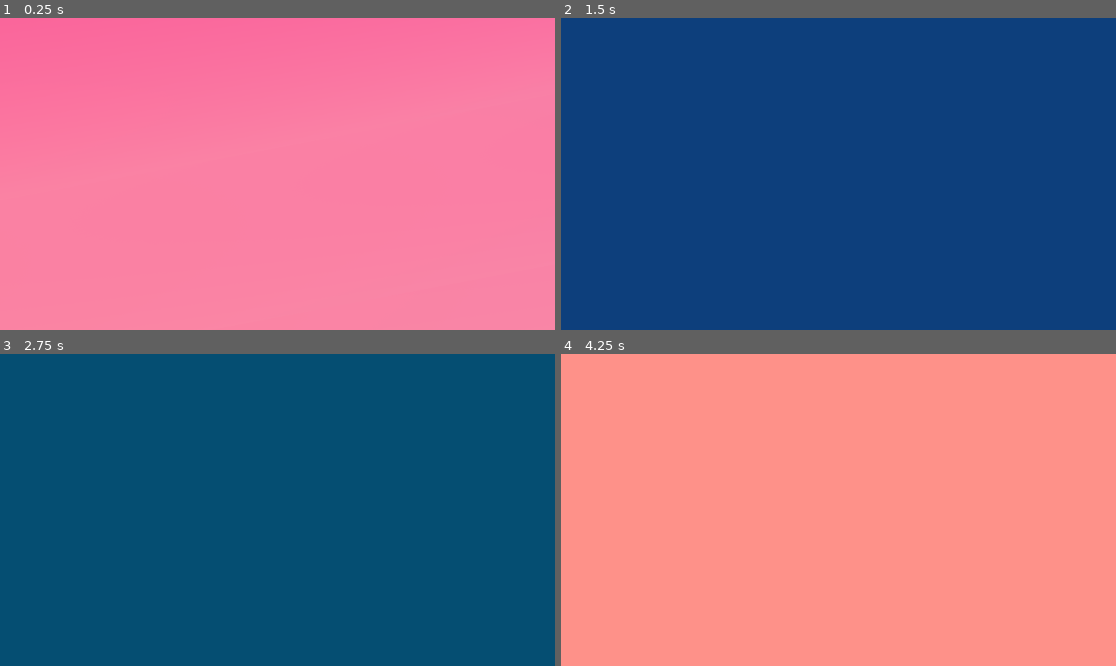
Above: before the commit, frames 1-4 (two rows, left to right).
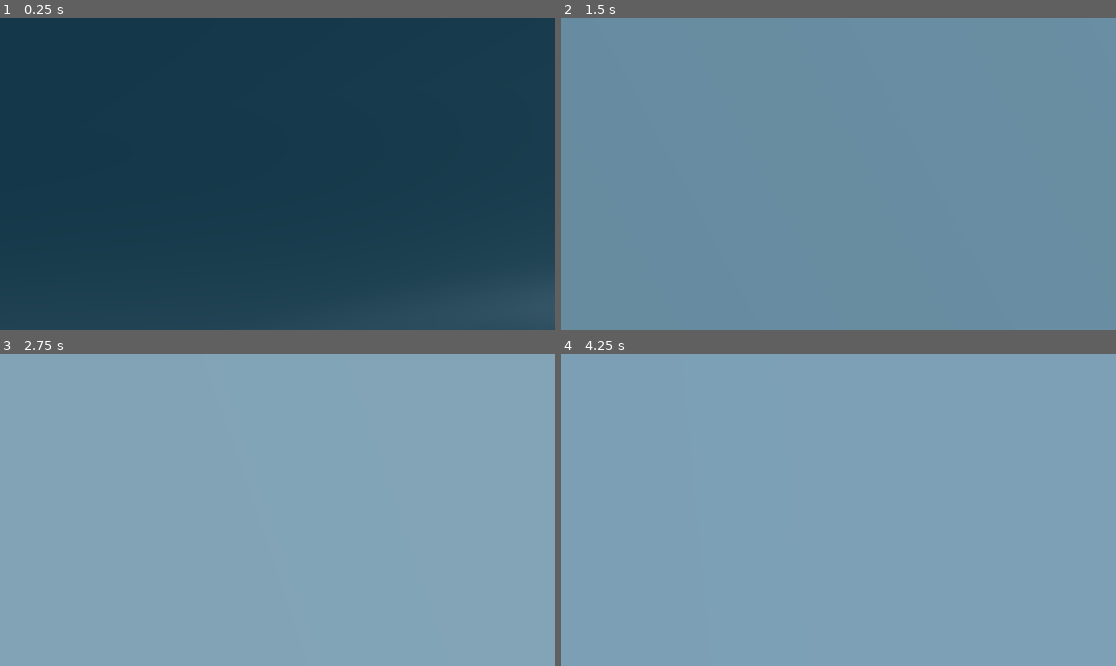
Above: after the commit, the same moments.

Repository: nutzeeer/Godot-Raymarching-publish
Game: Godot game, scene res://node_3d.tscn
Two runs of this game, one before a commit and one after it. Both use one fixed random seed, a clock stepped at 60 frames per second and the inputs below.
Inputs (mouse positions are in pixels of both pictures, inside the frame that each line leads up to):
- Up to frame 1 (0.25 s): no input
- Up to frame 2 (1.5 s): tap Enter at 0.5 s; move the mouse to (866, 174) at 0.52 s; hold Shift 0.53-1.28 s; hold W from 0.53 s (still down); tap Space at 0.77 s; move the mouse to (810, 174) at 1.27 s; tap Alt at 1.35 s
- Up to frame 3 (2.75 s): keep holding W; tap Space at 1.52 s; move the mouse to (288, 503) at 2.02 s; hold Shift from 2.03 s (still down)
- Up to frame 4 (4.25 s): keep holding W; move the mouse to (832, 516) at 2.77 s; release Shift at 2.78 s; tap Alt at 2.85 s; tap Space at 3.02, 3.77 s; move the mouse to (877, 513) at 3.52 s; hold Shift from 3.53 s (still down)

The runs differ from the first frame. In frame 1, 100% of the frame differs, in the area x 0-100%, y 0-100%; in frame 2, 100%; in frame 3, 100%; in frame 4, 100%.

Commit message:
Saving before attempting to implement callable color function.

Diff:
--- a/raymarching-plugin/node_3d.tscn
+++ b/raymarching-plugin/node_3d.tscn
@@ -18,9 +18,19 @@
 top_level = true
 script = ExtResource("2_jj8wy")
 shape_type = 0
-modifier_type = 0
+modifier_type = 2
 size = Vector3(1, 1, 1)
 roundness = 0.0
+has_D_result_modifier = false
+has_local_p_modifier = false
+has_color_surface_modifier = true
+has_forloop_modifier = null
+metallic_color = Vector3(0.1, 0.1, 0)
+roughness = 0.1
+reflection_strength = 0.8
+fresnel_power = 5.0
+max_reflection_steps = 32
+reflection_distance = 50.0
 
 [node name="ShapeManager" type="Node3D" parent="Node3D/RaymarchCamera"]
 transform = Transform3D(1, 0, 0, 0, -0.5, 0.866025, 0, -0.866025, -0.5, 0, 0, 6)
